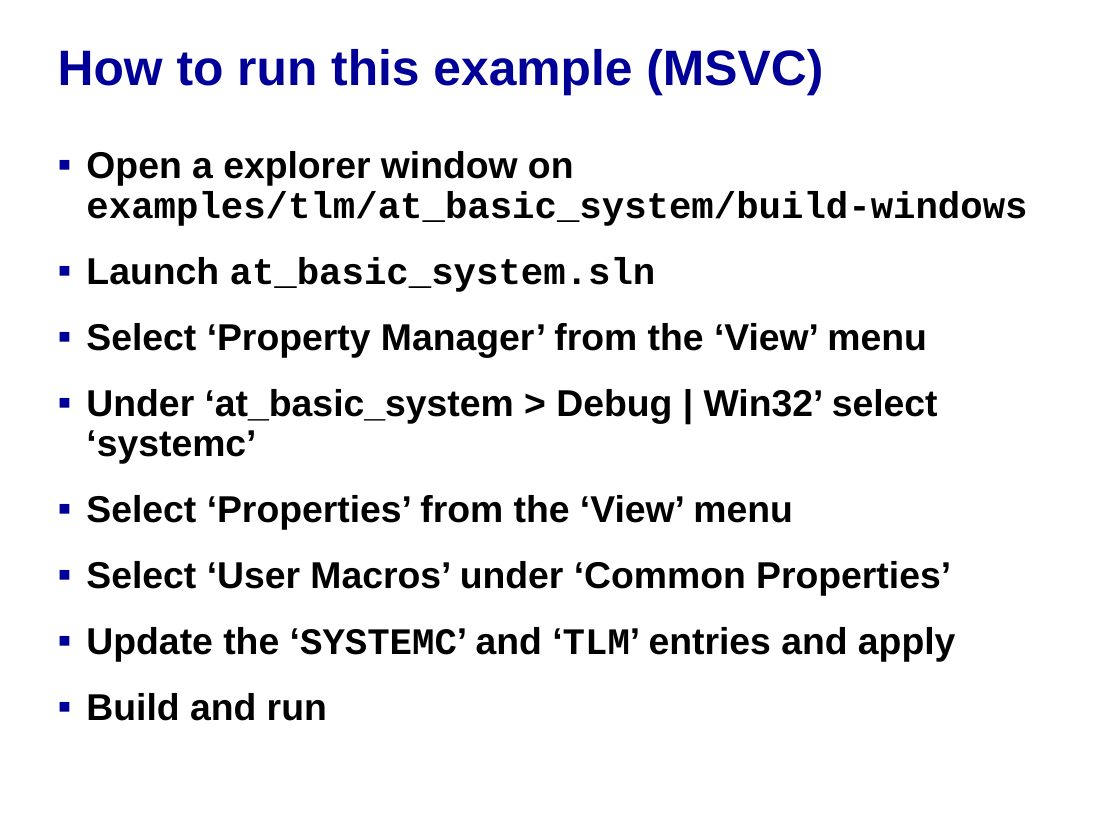
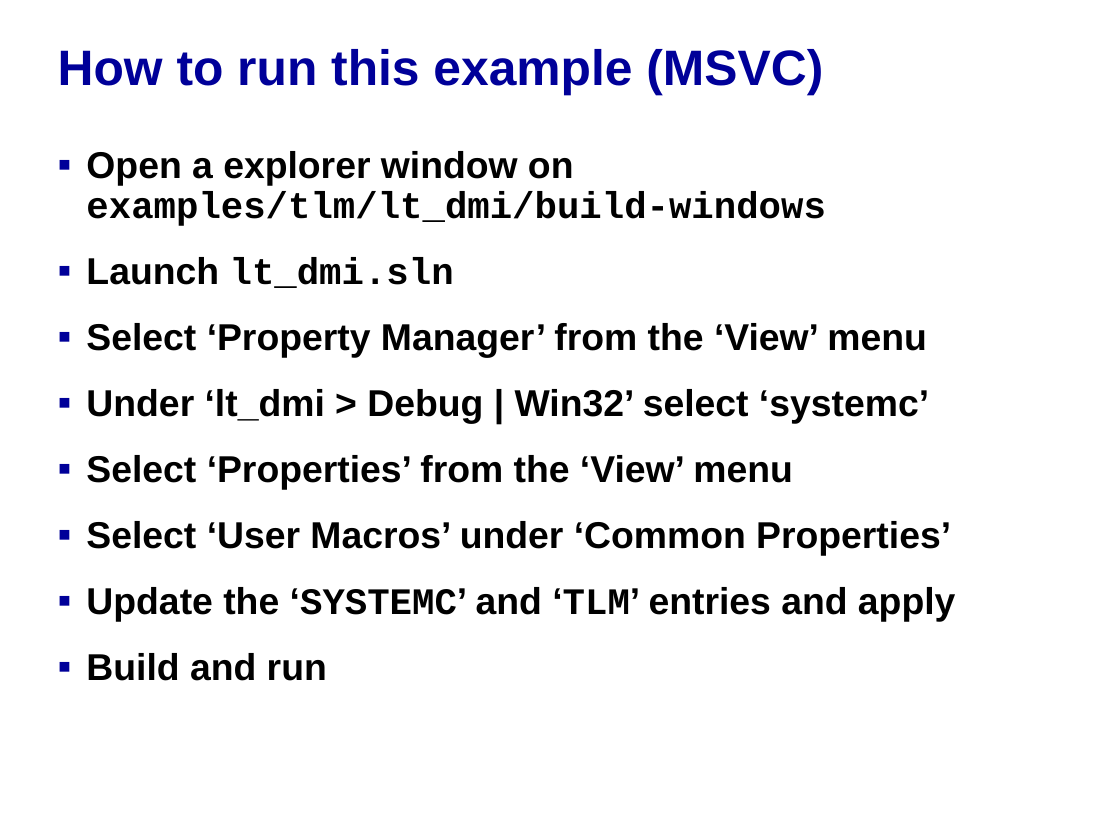
Before and after one commit to accellera-official/systemc, a slide deck: slide 5 of examples/tlm/lt_dmi/docs/lt_dmi_example.ppt. Drawn at 1120x840 pixels with LibreOffice and Linux fonts; fonts in the diff are those of the drawing; background and template pictures are left out. Boxes give left, top, right and bottom in pixels: in the first picture for what was removed or moved away, otherwise in the second. Text is boxed around its words. In the diff, an @@ line names an element or a change of style, - is before the commit and + after.

```diff
--- a/examples/tlm/lt_dmi/docs/lt_dmi_example.ppt
+++ b/examples/tlm/lt_dmi/docs/lt_dmi_example.ppt
@@ text at (86,151,825,288): text changed @@
-▪ Open a explorer window on examples/tlm/at_basic_system/build-windows
-▪ Launch at_basic_system.sln
+▪ Open a explorer window on examples/tlm/lt_dmi/build-windows
+▪ Launch lt_dmi.sln
@@ text at (86,389,929,423): text changed @@
-▪ Under ‘at_basic_system > Debug | Win32’ select ‘systemc’
+▪ Under ‘lt_dmi > Debug | Win32’ select ‘systemc’
```
Also in this commit, not shown: 5 other slides changed, 7 slides removed.
